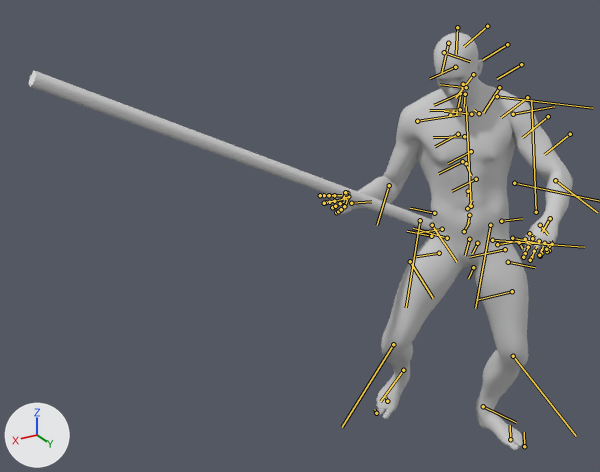
What one commit did to the FBX model Character/Animation/Fbx/Idle/Anim_Weapon_8_R_TurnR180.FBX.
Rendered twice from a camera (50 mm lens) standing at (2.15, 2.56, 2.25) and looking at (0.73, 0.19, 1.06). The axes (+X, +Y, +Z) are drawn at lower left. The lights are the same throughout. Both versions are drawn at frame 19 of the action 'Take 001'; the numbers are the values there. The bones that bend it are drawn over the model as lines.

In view in the first picture: 'Cylinder002', 'Male_Body', 'Male_Foot', 'Male_Hand', 'Male_Head', 'Male_Leg'.
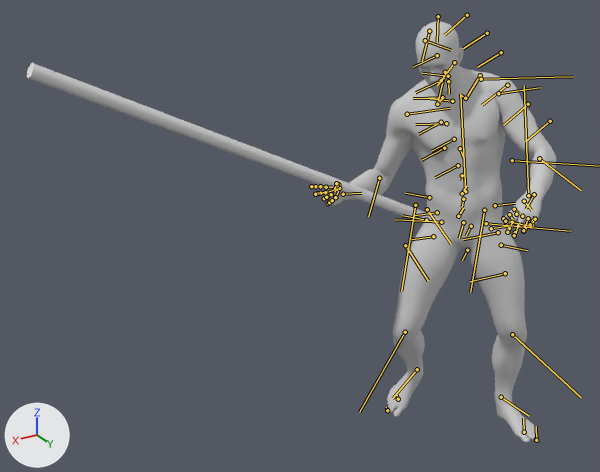
ob_point_take_r is not drawn itself; it is the parent of ob_cylinder002.

Where the change shows, as pixel boxes [x1, y1, x2, y2] in the pictures (600 x 472 px):
```json
{"object": "Male_Body", "change": "posed", "before": [357, 87, 573, 225], "after": [349, 70, 556, 208]}
{"object": "Male_Leg", "change": "posed", "before": [381, 215, 529, 407], "after": [393, 200, 527, 395], "on screen": "9% narrower"}
{"object": "Cylinder002", "change": "posed", "before": [29, 71, 432, 231], "after": [27, 63, 426, 223]}
{"object": "Male_Head", "change": "posed", "before": [434, 33, 494, 156], "after": [415, 21, 478, 141]}
{"object": "Male_Foot", "change": "posed", "before": [376, 367, 523, 450], "after": [387, 365, 536, 443]}
{"object": "Male_Hand", "change": "posed", "before": [320, 193, 562, 262], "after": [311, 182, 546, 237], "on screen": "20% shorter"}
{"object": "Male_Eyelash", "change": "posed", "before": [439, 78, 464, 83], "on screen": "not visible afterwards"}
{"bone": "Bip001 Spine2", "before": "(466, 163) to (471, 175)", "after": "(460, 148) to (464, 159)"}
{"bone": "Bip001 Head", "before": "(463, 84) to (456, 114)", "after": "(445, 72) to (438, 101)"}
{"bone": "Bip001 L UpperArm", "before": "(513, 114) to (554, 106)", "after": "(498, 93) to (540, 87)"}
{"bone": "Bip001 R UpperArm", "before": "(417, 121) to (461, 114)", "after": "(407, 114) to (450, 108)"}
{"bone": "Bip001 R Thigh", "before": "(447, 238) to (413, 228)", "after": "(441, 222) to (395, 219)"}
{"bone": "Bip001 R Calf", "before": "(393, 344) to (342, 427)", "after": "(405, 332) to (359, 412)"}
{"bone": "Bip001 R Foot", "before": "(403, 370) to (380, 401)", "after": "(417, 369) to (392, 398)"}
{"bone": "Bip001 L Thigh", "before": "(492, 240) to (584, 247)", "after": "(486, 223) to (570, 231)"}
{"bone": "Bip001 L Calf", "before": "(513, 356) to (576, 436)", "after": "(512, 334) to (581, 397)"}
{"bone": "Bip001 L Foot", "before": "(483, 406) to (516, 422)", "after": "(501, 397) to (529, 416)"}
```

The change, as JSON lines over the scene's bpy script:
```json
{"block": "bone_rig_object", "where": "bone_rig_object = bpy.data.objects['Bip001']  # the whole rig 'Bip001'"}
{"op": "set", "path": "bone_rig_object.location", "old": "(19.685, 24.054, 91.701)", "new": "(11.981, 19.712, 95.044)"}
{"block": "bone_bip001_spine2", "where": "bone_bip001_spine2 = bpy.data.objects['Bip001'].pose.bones['Bip001 Spine2']  # child of 'Bip001 Spine1'"}
{"op": "set", "path": "bone_bip001_spine2.rotation_quaternion", "old": "(0.998, 0.041, -0.025, 0.044)", "new": "(0.997, 0.037, 0.048, 0.046)", "note": "degrees (5, -3, 5) -> degrees (4, 5, 6)"}
{"block": "bone_bip001_head", "where": "bone_bip001_head = bpy.data.objects['Bip001'].pose.bones['Bip001 Head']  # child of 'Bip001 Neck'"}
{"op": "set", "path": "bone_bip001_head.rotation_quaternion", "old": "(0.996, -0.029, 0.065, -0.048)", "new": "(0.995, -0.077, 0.012, -0.07)", "note": "degrees (-4, 7, -6) -> degrees (-9, 1, -8)"}
{"block": "bone_bip001_l_upperarm", "where": "bone_bip001_l_upperarm = bpy.data.objects['Bip001'].pose.bones['Bip001 L UpperArm']  # child of 'Bip001 L Clavicle'"}
{"op": "set", "path": "bone_bip001_l_upperarm.rotation_quaternion", "old": "(0.899, 0.34, 0.14, -0.239)", "new": "(0.891, 0.319, 0.21, -0.247)", "note": "degrees (37, 24, -22) -> degrees (33, 32, -21)"}
{"block": "bone_bip001_r_upperarm", "where": "bone_bip001_r_upperarm = bpy.data.objects['Bip001'].pose.bones['Bip001 R UpperArm']  # child of 'Bip001 R Clavicle'"}
{"op": "set", "path": "bone_bip001_r_upperarm.rotation_quaternion", "old": "(0.971, 0.115, -0.133, 0.16)", "new": "(0.981, 0.128, -0.068, 0.128)", "note": "degrees (11, -17, 17) -> degrees (14, -10, 14)"}
{"block": "bone_bip001_r_thigh", "where": "bone_bip001_r_thigh = bpy.data.objects['Bip001'].pose.bones['Bip001 R Thigh']  # child of 'Bip001 Pelvis'"}
{"op": "set", "path": "bone_bip001_r_thigh.rotation_quaternion", "old": "(0.961, 0.062, -0.116, 0.244)", "new": "(0.975, 0.081, -0.051, 0.202)", "note": "degrees (4, -15, 28) -> degrees (8, -8, 23)"}
{"block": "bone_bip001_r_calf", "where": "bone_bip001_r_calf = bpy.data.objects['Bip001'].pose.bones['Bip001 R Calf']  # child of 'Bip001 R Thigh'"}
{"op": "set", "path": "bone_bip001_r_calf.rotation_quaternion", "old": "(0.844, 0.0, 0.0, -0.537)", "new": "(0.895, 0.0, 0.0, -0.446)", "note": "degrees (0, 0, -65) -> degrees (0, 0, -53)"}
{"block": "bone_bip001_r_foot", "where": "bone_bip001_r_foot = bpy.data.objects['Bip001'].pose.bones['Bip001 R Foot']  # child of 'Bip001 R Calf'"}
{"op": "set", "path": "bone_bip001_r_foot.rotation_quaternion", "old": "(0.987, -0.132, -0.08, -0.044)", "new": "(0.984, -0.07, -0.156, -0.054)", "note": "degrees (-15, -10, -4) -> degrees (-7, -18, -5)"}
{"block": "bone_bip001_l_thigh", "where": "bone_bip001_l_thigh = bpy.data.objects['Bip001'].pose.bones['Bip001 L Thigh']  # child of 'Bip001 Pelvis'"}
{"op": "set", "path": "bone_bip001_l_thigh.rotation_quaternion", "old": "(0.937, -0.324, -0.016, 0.126)", "new": "(0.945, -0.308, 0.02, 0.111)", "note": "degrees (-38, 3, 14) -> degrees (-36, 6, 11)"}
{"block": "bone_bip001_l_calf", "where": "bone_bip001_l_calf = bpy.data.objects['Bip001'].pose.bones['Bip001 L Calf']  # child of 'Bip001 L Thigh'"}
{"op": "set", "path": "bone_bip001_l_calf.rotation_quaternion", "old": "(0.939, 0.0, 0.0, -0.343)", "new": "(0.972, 0.0, 0.0, -0.234)", "note": "degrees (0, 0, -40) -> degrees (0, 0, -27)"}
{"block": "bone_bip001_l_foot", "where": "bone_bip001_l_foot = bpy.data.objects['Bip001'].pose.bones['Bip001 L Foot']  # child of 'Bip001 L Calf'"}
{"op": "set", "path": "bone_bip001_l_foot.rotation_quaternion", "old": "(0.975, 0.09, 0.026, 0.203)", "new": "(0.981, 0.173, 0.023, 0.086)", "note": "degrees (11, 1, 24) -> degrees (20, 1, 10)"}
```
